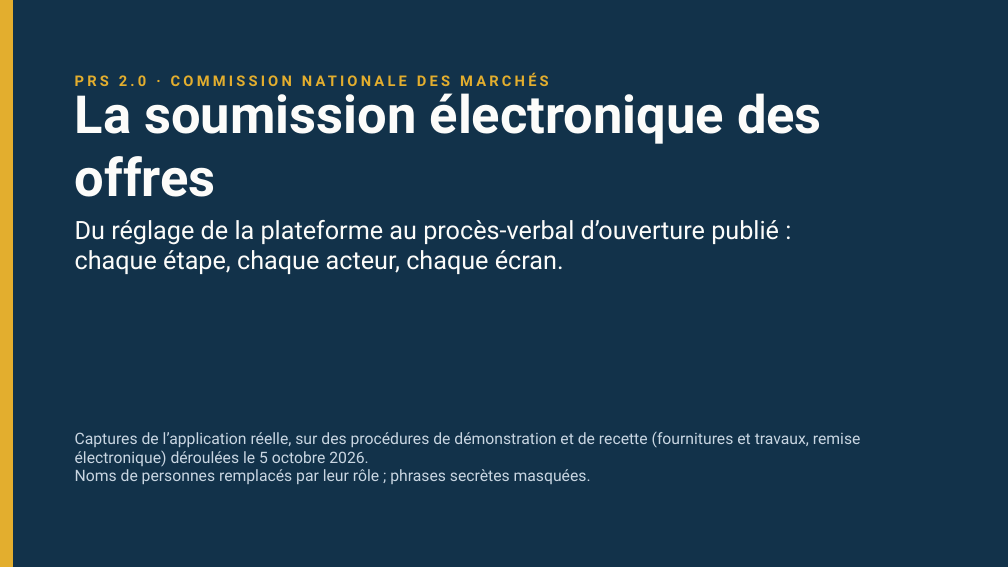
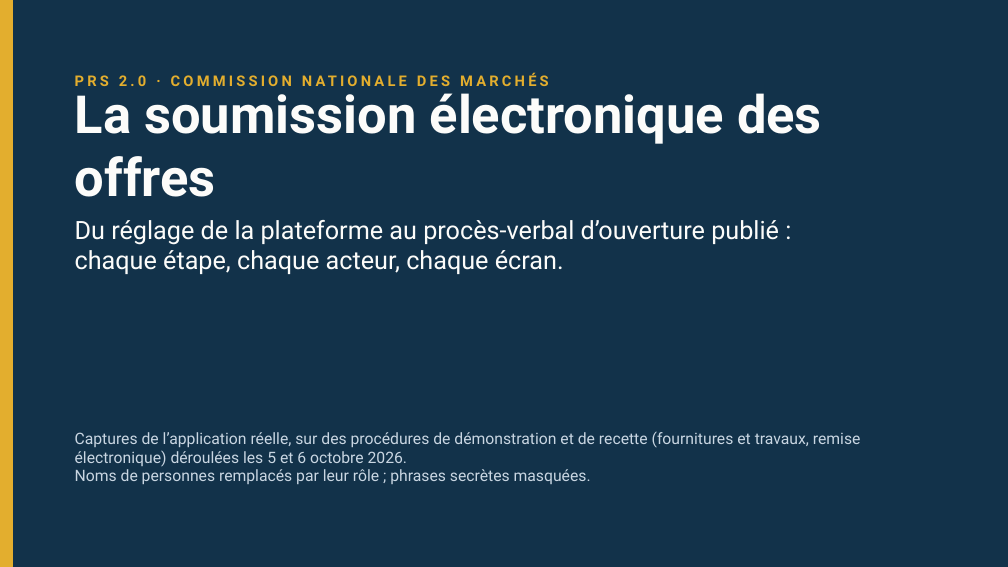
Before and after one commit to lralaitsilanihasy-create/PRS2.0-frontend, a slide deck: slide 1 of docs/documentation/PRS2-soumission-electronique-2026-10-05.pptx. Drawn at 1008x567 pixels with LibreOffice and Linux fonts; fonts in the diff are those of the drawing. Boxes give left, top, right and bottom in pixels: in the first picture for what was removed or moved away, otherwise in the second. Text is boxed around its words. In the diff, an @@ line names an element or a change of style, - is before the commit and + after.

```diff
--- a/docs/documentation/PRS2-soumission-electronique-2026-10-05.pptx
+++ b/docs/documentation/PRS2-soumission-electronique-2026-10-05.pptx
@@ text at <box>75,432,861,467</box>: text changed @@
-Captures de l’application réelle, sur des procédures de démonstration et de recette (fournitures et travaux, remise électronique) déroulées le 5 octobre 2026.
+Captures de l’application réelle, sur des procédures de démonstration et de recette (fournitures et travaux, remise électronique) déroulées les 5 et 6 octobre 2026.
```
Also in this commit, not shown: 70 other slides changed, 18 slides added, 11 other files.
